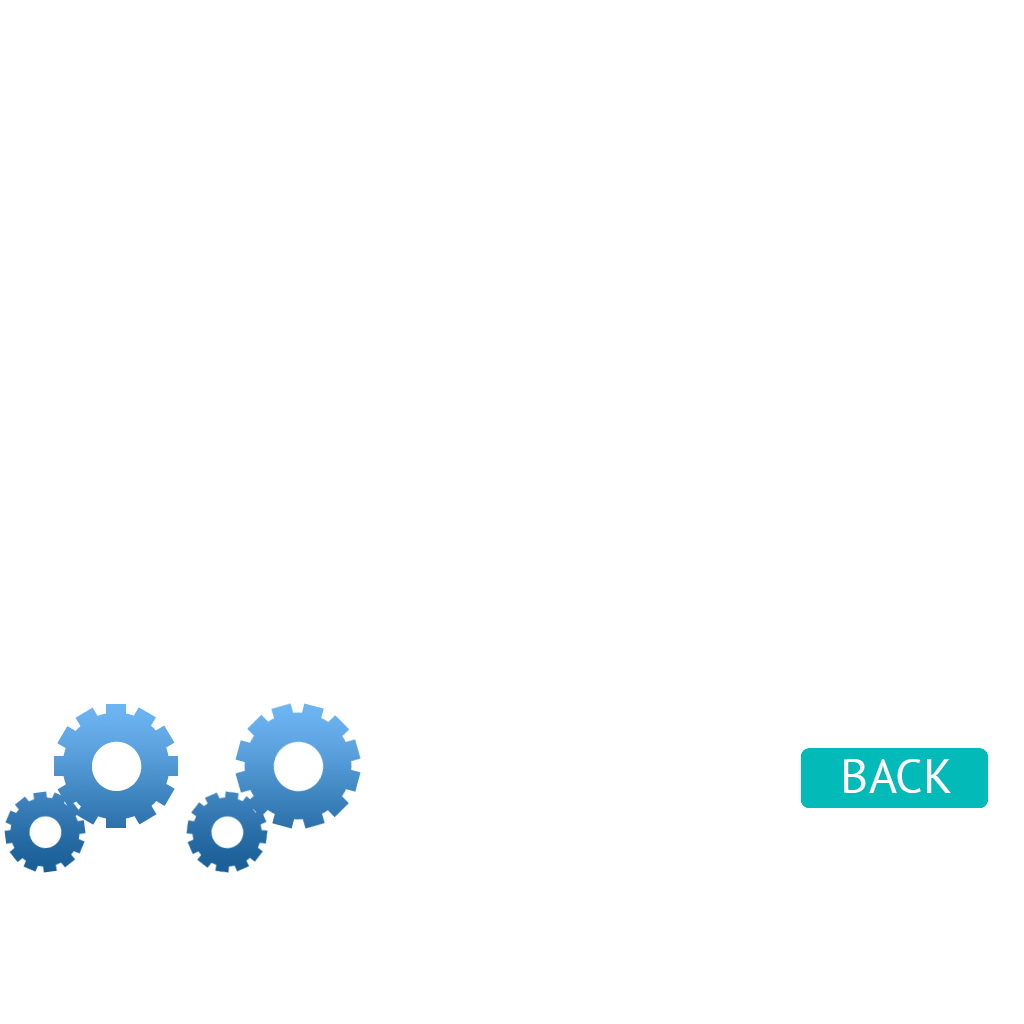
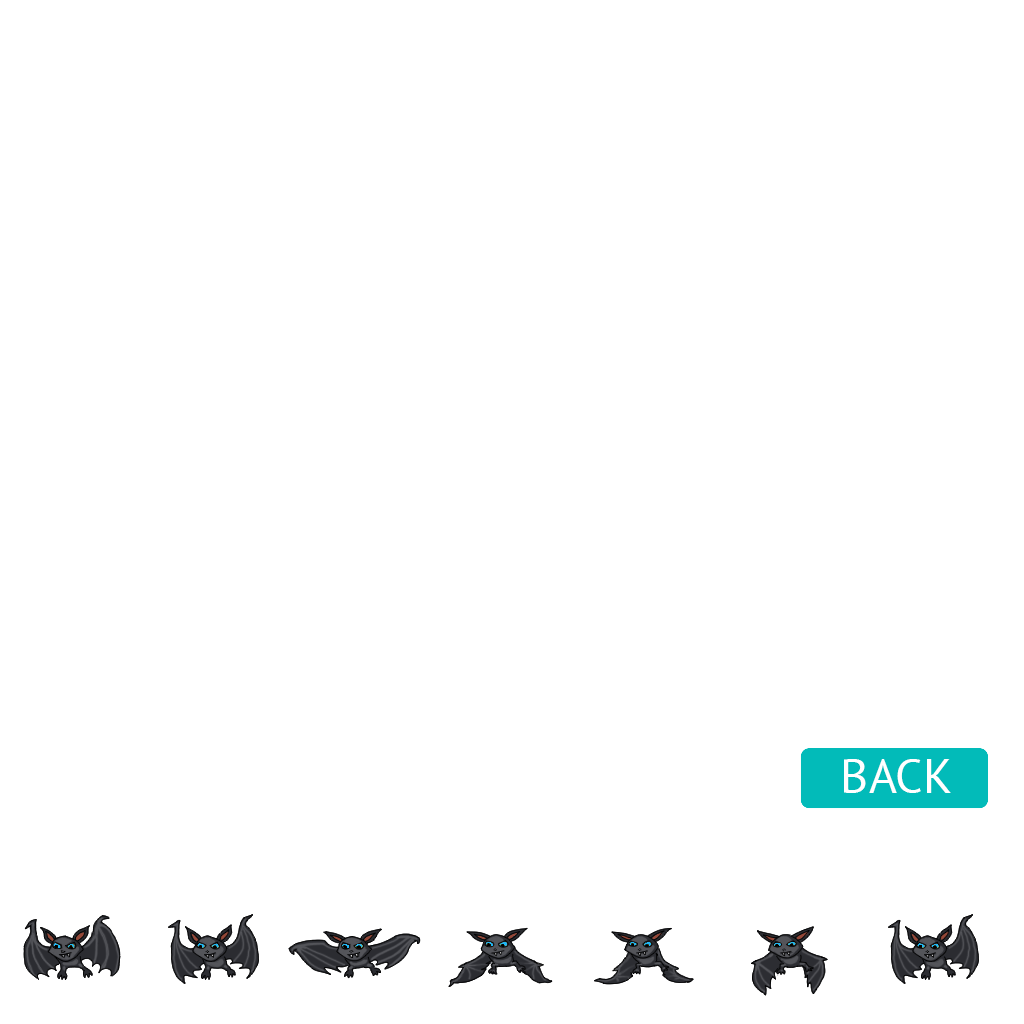
The second 1024×1024 image is a revision of the first. Changes to its layers:
removed layer "Layer 2" over [186, 703, 361, 873]
removed layer "Layer 1" over [4, 704, 178, 873]
added layer "7" above "6" over [888, 914, 979, 984]
added layer "6" above "5" over [751, 926, 828, 996]
added layer "5" above "4" over [594, 927, 694, 985]
added layer "4" above "3" over [448, 927, 553, 987]
added layer "3" above "2" over [288, 928, 421, 979]
added layer "2" above "1" over [168, 914, 259, 984]
added layer "1" above "Summertime" over [23, 915, 121, 980]
